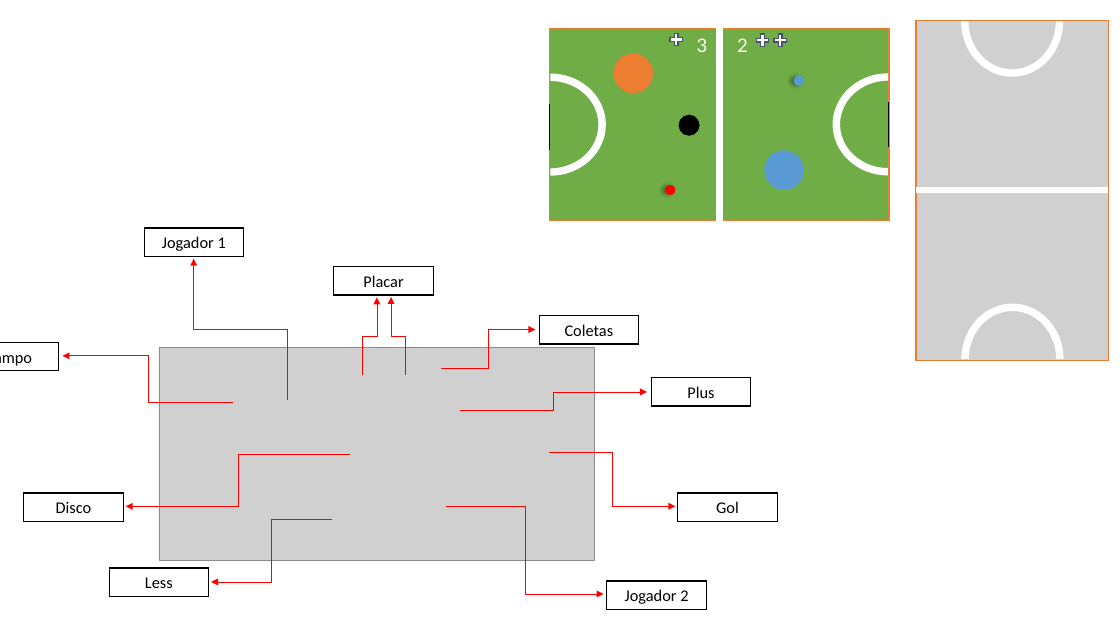
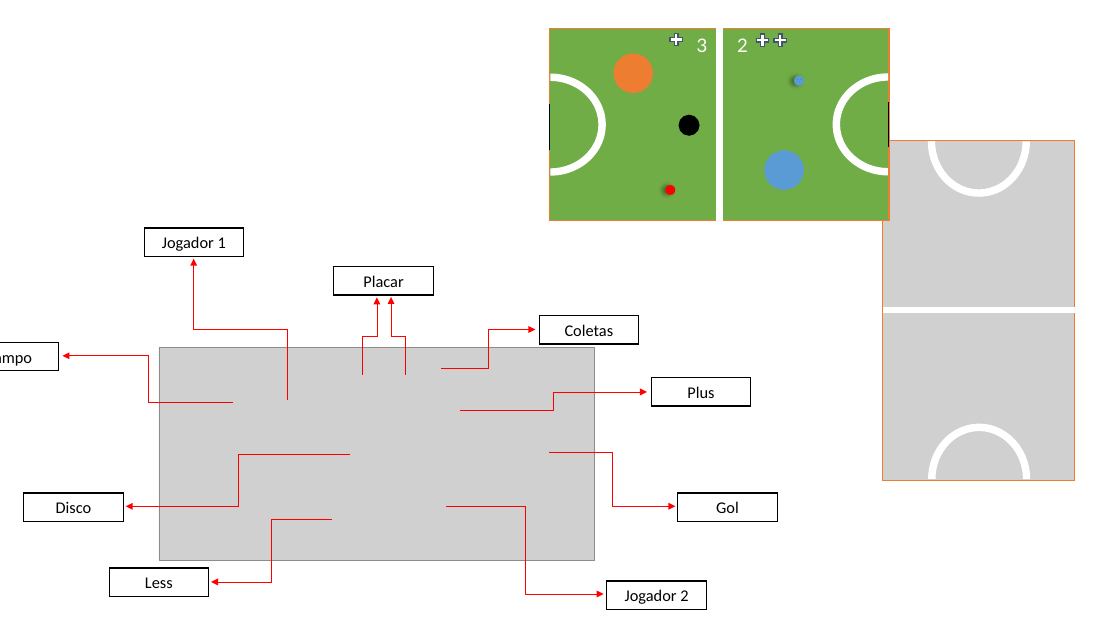
Before and after one commit to DiegoTeixeiraMarques/EstagioI, a slide deck: slide 1 of Modelagem do Game.pptx. Drawn at 1120x630 pixels with LibreOffice and Linux fonts; fonts in the diff are those of the drawing; grey boxes stand for pictures. Boxes give left, top, right and bottom in pixels: in the first picture for what was removed or moved away, otherwise in the second. Text is boxed around its words. In the diff, an @@ line names an element or a change of style, - is before the commit and + after.

```diff
--- a/Modelagem do Game.pptx
+++ b/Modelagem do Game.pptx
@@ math minus resized from (x1=881, y1=177, x2=1120, y2=203) to (x1=849, y1=297, x2=1110, y2=323) @@
@@ 2 arch (boxed as its full ring)s, 1 picture moved together from (x1=917, y1=0, x2=1109, y2=414) to (x1=883, y1=86, x2=1075, y2=534) @@
```
Also in this commit, not shown: 1 other slide changed, 30 other files.
